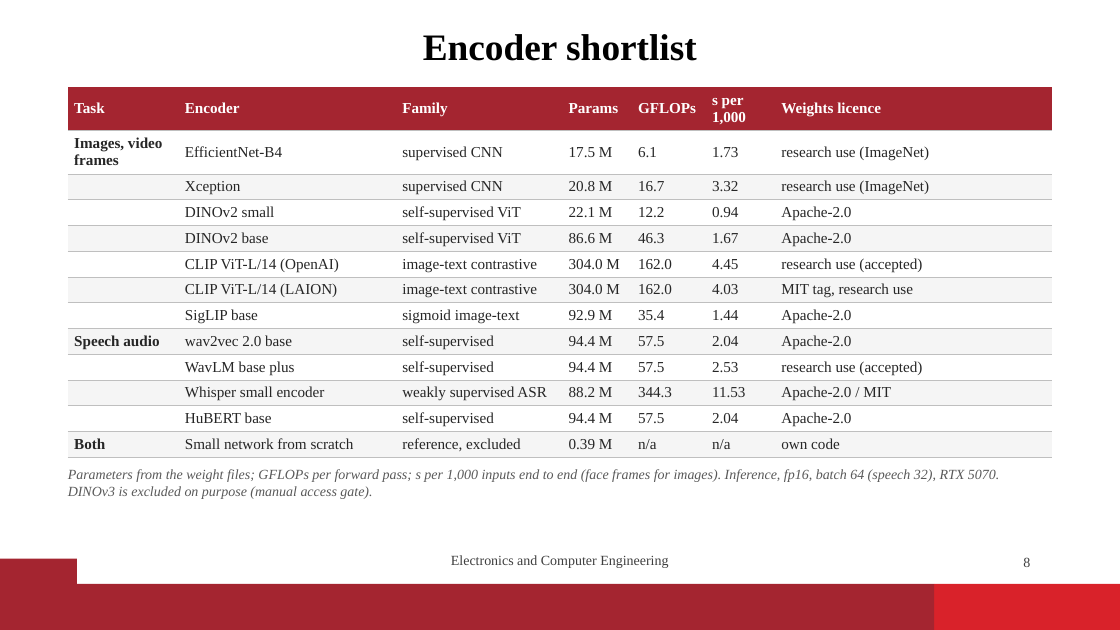
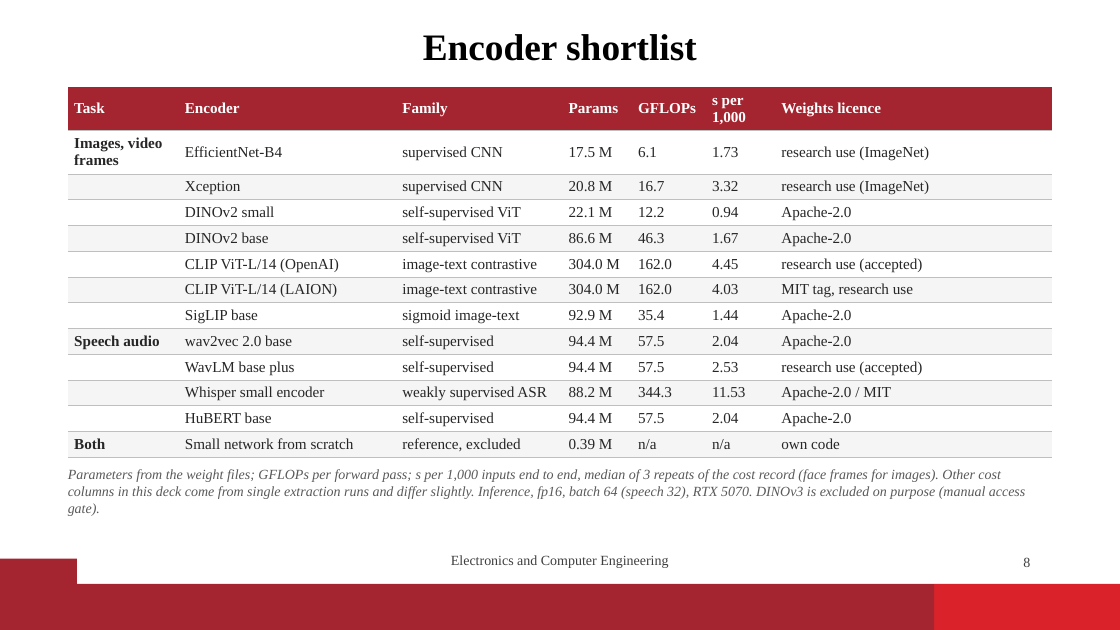
Before and after one commit to vaibhavshiroorkar/deepfake-detection, a slide deck: slide 8 of slides/DeepFake_Detection_Presentation.pptx. Drawn at 1120x630 pixels with LibreOffice and Linux fonts; fonts in the diff are those of the drawing; background and template pictures are left out. Boxes give left, top, right and bottom in pixels: in the first picture for what was removed or moved away, otherwise in the second. Text is boxed around its words. In the diff, an @@ line names an element or a change of style, - is before the commit and + after.

```diff
--- a/slides/DeepFake_Detection_Presentation.pptx
+++ b/slides/DeepFake_Detection_Presentation.pptx
@@ text at (x1=68, y1=469, x2=1025, y2=516): text changed @@
-Parameters from the weight files; GFLOPs per forward pass; s per 1,000 inputs end to end (face frames for images). Inference, fp16, batch 64 (speech 32), RTX 5070. DINOv3 is excluded on purpose (manual access gate).
+Parameters from the weight files; GFLOPs per forward pass; s per 1,000 inputs end to end, median of 3 repeats of the cost record (face frames for images). Other cost columns in this deck come from single extraction runs and differ slightly. Inference, fp16, batch 64 (speech 32), RTX 5070. DINOv3 is excluded on purpose (manual access gate).
```
Also in this commit, not shown: 3 other slides changed, 50 other files.
